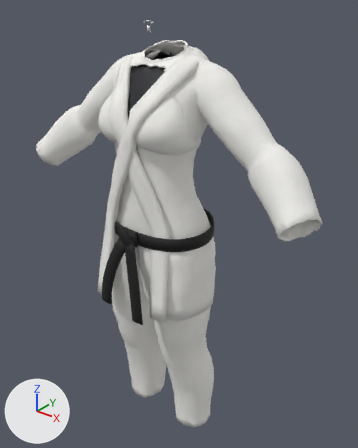
Two versions of the glTF model public/coaches/mma-amara/tenues/judo.glb, one commit apart.
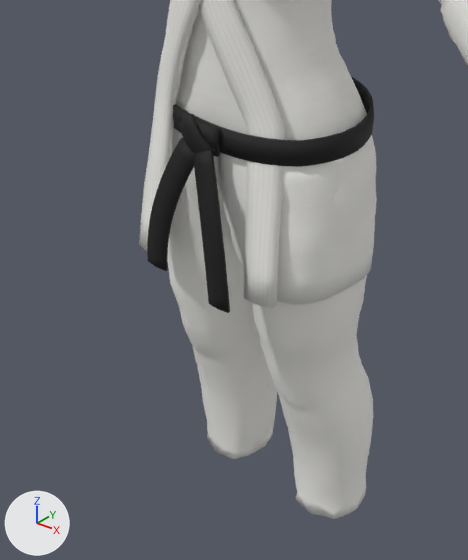
The first picture shows the older version from a 50 mm lens placed at (0.951, -1.065, 1.647), pointed at (0.036, 0.079, 0.938). The close-ups show the older and then the newer version on the part from 8% to 73% of the width and 38% to 100% of the height of that picture. Only the edits that show in the close-ups are written down. The lights are fixed; the arrows at lower left show +X, +Y and +Z. Where no turn or scale is listed for an object, it has been applied to the vertices. Vertices at exactly the same position are counted once.

Objects in the first close-up: 'ceinture', 'jupe-veste', 'noeud-croise', 'pan--1', 'pan-1', 'pantalon-judo', 'revers-Left', 'revers-Right', 'veste-judo' and 1 more.
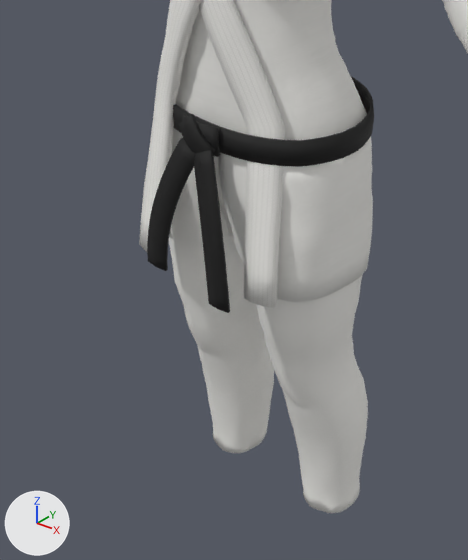
What changed in the scene script:
```text
Change me_jupe_veste_001:
    used by ob_jupe_veste; location = (0.0, 0.0, 0.923)
    remove me_jupe_veste_001.from_pydata(...)  # 665 vertices, 1336 faces; spans x -0.2..0.199, y -0.108..0.169, z -0.22..0.03
    add me_jupe_veste_001.from_pydata(...)  # 665 vertices, 1336 faces; spans x -0.197..0.195, y -0.106..0.168, z -0.22..0.03
    me_jupe_veste_001 part 1: 570 of 665 vertices moved; they spanned x -0.2..0.199, y -0.108..0.169, z -0.22..-0.011 and now span x -0.197..0.195, y -0.106..0.168, z -0.22..-0.011; mean shift (0.0, 0.0, 0.0); largest move (0.193, 0.007, -0.22) -> (0.186, 0.007, -0.22)
Change me_pantalon_judo:
    used by ob_pantalon_judo; location = (0.0, 0.0, 0.923)
    remove me_pantalon_judo.from_pydata(...)  # 3094 vertices, 6192 faces; spans x -0.199..0.201, y -0.097..0.16, z -0.763..0.092
    add me_pantalon_judo.from_pydata(...)  # 3094 vertices, 6192 faces; spans x -0.192..0.194, y -0.095..0.155, z -0.763..0.092
    me_pantalon_judo part 2: 5134 kept faces spanning x -0.192..0.194, y -0.093..0.155, z -0.763..0.092 get new texture (UV) coordinates
    edits to the shape of me_pantalon_judo do not show in these pictures
Change me_veste_judo:
    used by ob_veste_judo; location = (0.0, 0.0, 0.923)
    remove me_veste_judo.from_pydata(...)  # 6600 vertices, 13214 faces; spans x -0.531..0.533, y -0.116..0.163, z 0.017..0.634
    add me_veste_judo.from_pydata(...)  # 6600 vertices, 13214 faces; spans x -0.525..0.527, y -0.115..0.163, z 0.017..0.634
    me_veste_judo part 3: 3067 kept faces spanning x -0.525..0.527, y -0.114..0.161, z 0.017..0.634 get new texture (UV) coordinates
    edits to the shape of me_veste_judo do not show in these pictures
```

Where the change shows, as pixel boxes [x1, y1, x2, y2] in the close-ups (468 x 560 px; the box of a moved part takes in the faces that stretch with it):
'pantalon-judo', reshaped (7% shorter): before [167, 128, 377, 518]; after [169, 151, 372, 513]
'jupe-veste', reshaped: before [174, 110, 375, 305]; after [169, 108, 373, 302]
part 1 of me_jupe_veste_001, moved or reshaped: before [184, 136, 375, 305]; after [169, 136, 373, 302]
part 2 of me_pantalon_judo, surface changed: before [167, 138, 377, 518]; after [169, 151, 372, 513]
part 3 of me_veste_judo, surface changed: before [441, 0, 468, 65]; after [444, 0, 468, 54]
